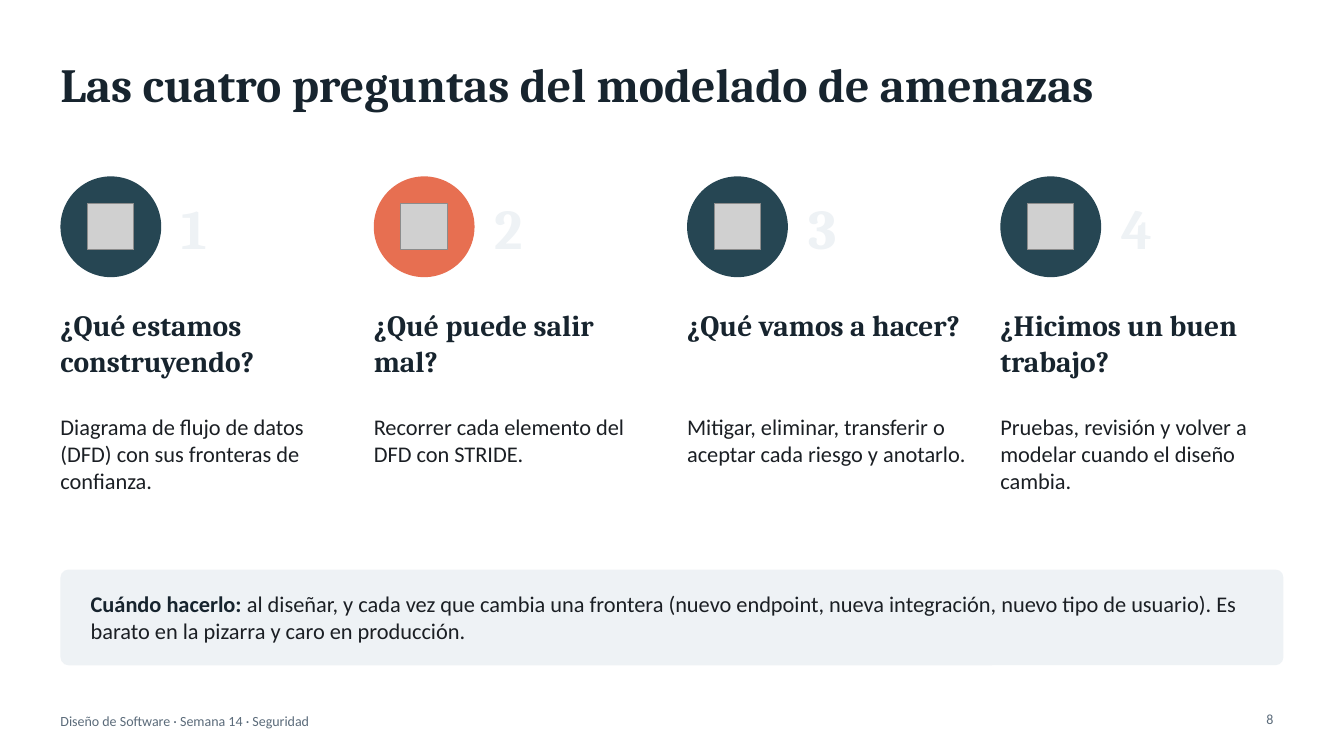
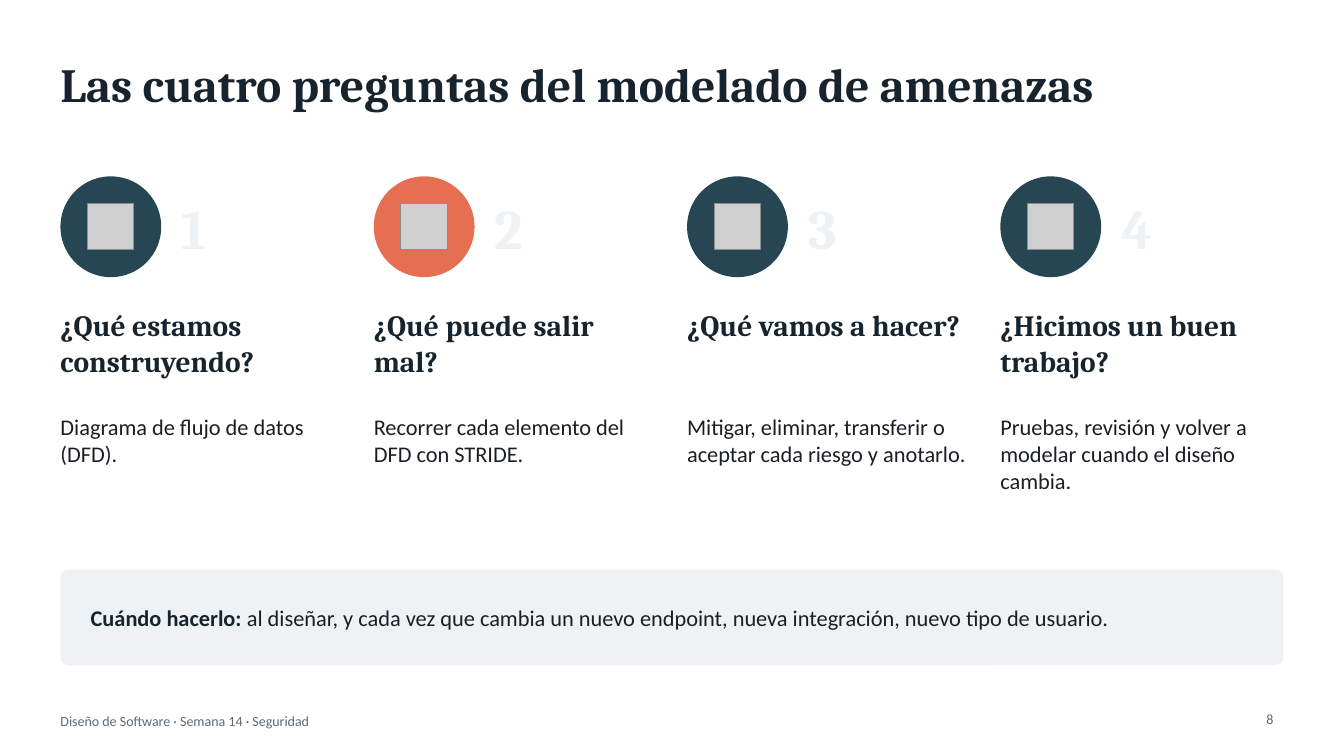
Before and after one commit to JonathanSolisP/design-course, a slide deck: slide 8 of Semana 14/Seguridad en el diseño de sistemas.pptx. Drawn at 1344x756 pixels with LibreOffice and Linux fonts; fonts in the diff are those of the drawing; grey boxes stand for pictures. Boxes give left, top, right and bottom in pixels: in the first picture for what was removed or moved away, otherwise in the second. Text is boxed around its words. In the diff, an @@ line names an element or a change of style, - is before the commit and + after.

```diff
--- a/Semana 14/Seguridad en el diseño de sistemas.pptx
+++ b/Semana 14/Seguridad en el diseño de sistemas.pptx
@@ text at (60, 419, 304, 465): text changed @@
-Diagrama de flujo de datos (DFD) con sus fronteras de confianza.
+Diagrama de flujo de datos (DFD).
@@ text at (91, 610, 1108, 630): text changed @@
-Cuándo hacerlo: al diseñar, y cada vez que cambia una frontera (nuevo endpoint, nueva integración, nuevo tipo de usuario). Es barato en la pizarra y caro en producción.
+Cuándo hacerlo: al diseñar, y cada vez que cambia un nuevo endpoint, nueva integración, nuevo tipo de usuario.
```
Also in this commit, not shown: 9 other slides changed.
